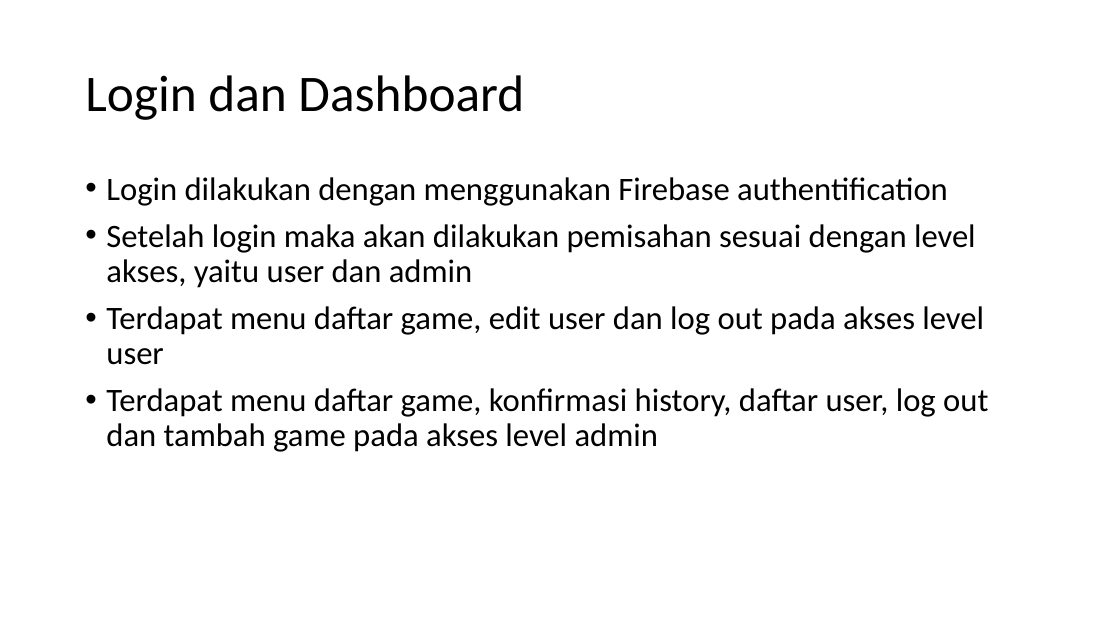
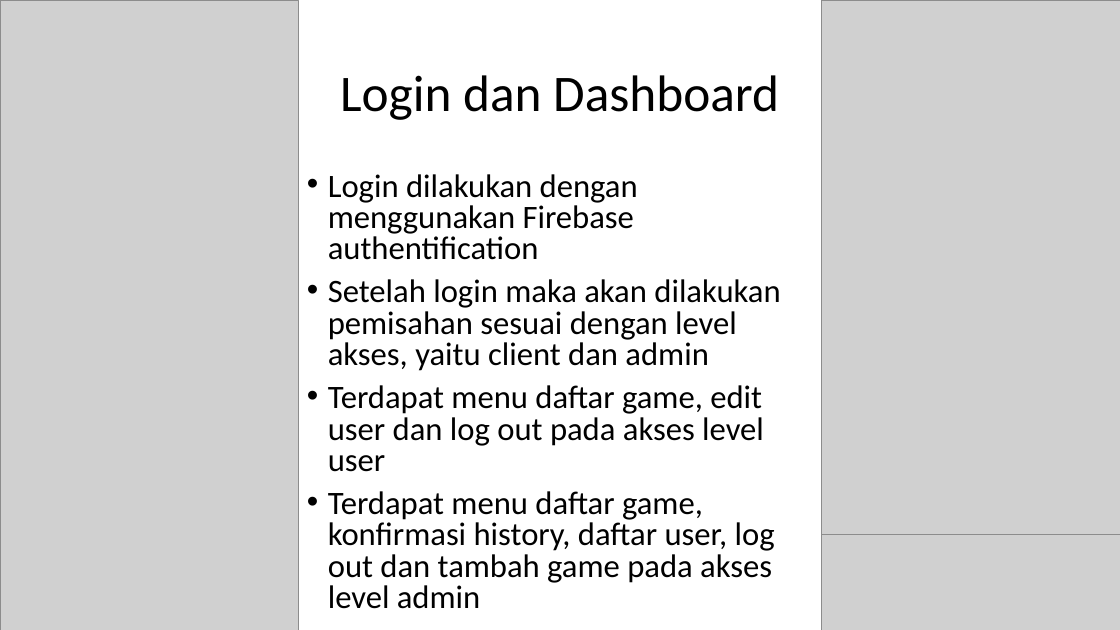
Before and after one commit to MaheswaraAW/-PPL4611, a slide deck: slide 6 of APLIKASI CATALOG BOARD GAMES.pptx (slide 5 before the commit). Drawn at 1120x630 pixels with LibreOffice and Linux fonts; fonts in the diff are those of the drawing; grey boxes stand for pictures. Boxes give left, top, right and bottom in pixels: in the first picture for what was removed or moved away, otherwise in the second. Text is boxed around its words. In the diff, an @@ line names an element or a change of style, - is before the commit and + after.

```diff
--- a/APLIKASI CATALOG BOARD GAMES.pptx
+++ b/APLIKASI CATALOG BOARD GAMES.pptx
@@ picture added at [0, 0, 298, 630] @@
@@ picture added at [822, 0, 1120, 534] @@
@@ title "Login dan Dashboard": place and size @@
-title "Login dan Dashboard" at [85, 75, 524, 120]
+title "Login dan Dashboard" at [340, 75, 779, 120]
@@ title "Login dan Dashboard" at [340, 75, 779, 120]: alignment left to centre @@
@@ text "Login dilakukan dengan menggunakan Firebase ...": place and size @@
-text "Login dilakukan dengan menggunakan Firebase ..." at [106, 177, 988, 452]
+text "Login dilakukan dengan menggunakan Firebase ..." at [328, 174, 780, 609]
@@ text at [328, 174, 775, 609]: line spacing 0.9 to 0.8 @@
@@ text at [328, 279, 780, 371]: text changed @@
-• Setelah login maka akan dilakukan pemisahan sesuai dengan level akses, yaitu user dan admin
+• Setelah login maka akan dilakukan pemisahan sesuai dengan level akses, yaitu client dan admin
@@ picture added at [822, 534, 1120, 630] @@
```
Also in this commit, not shown: 12 other slides changed, 1 slide added.
